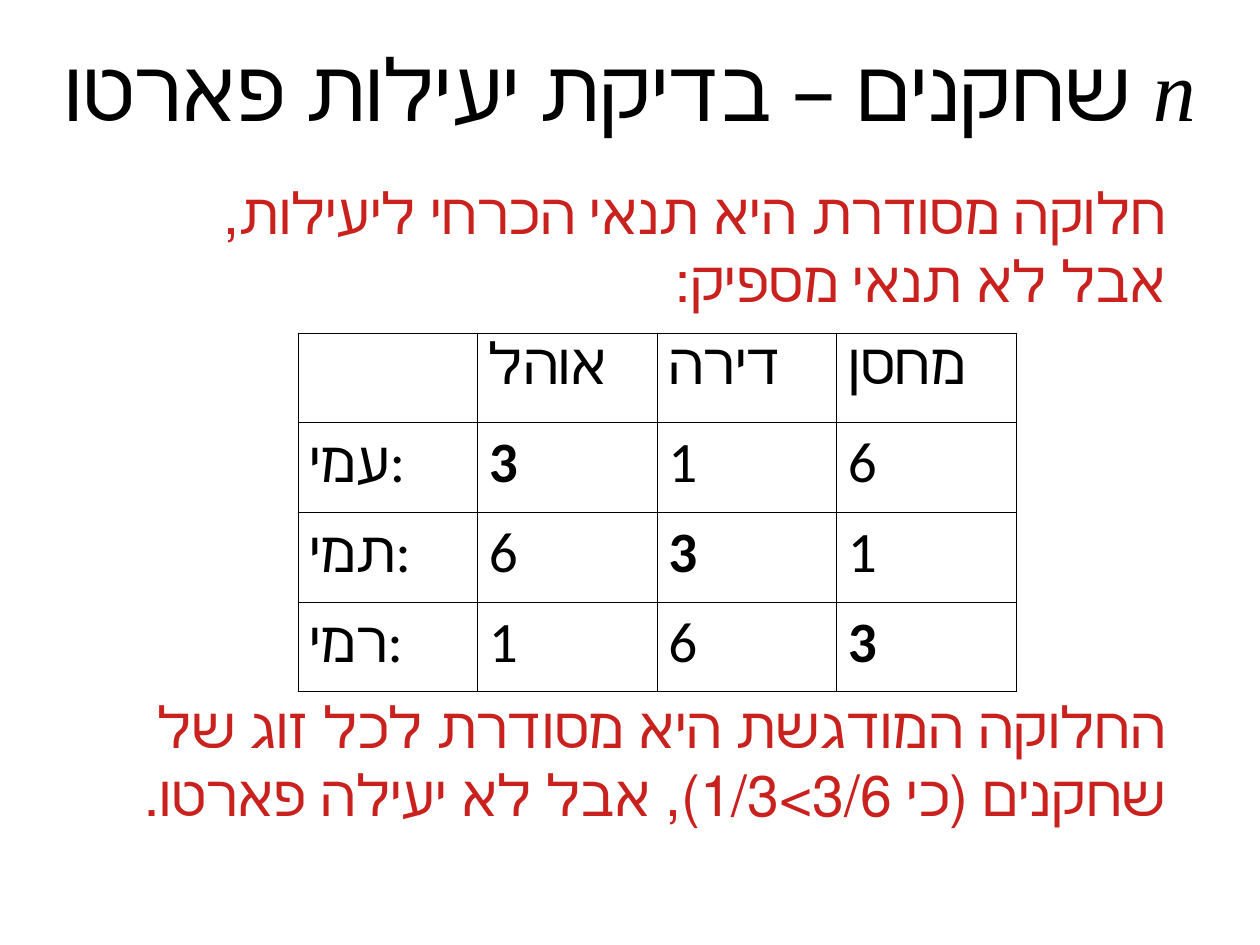
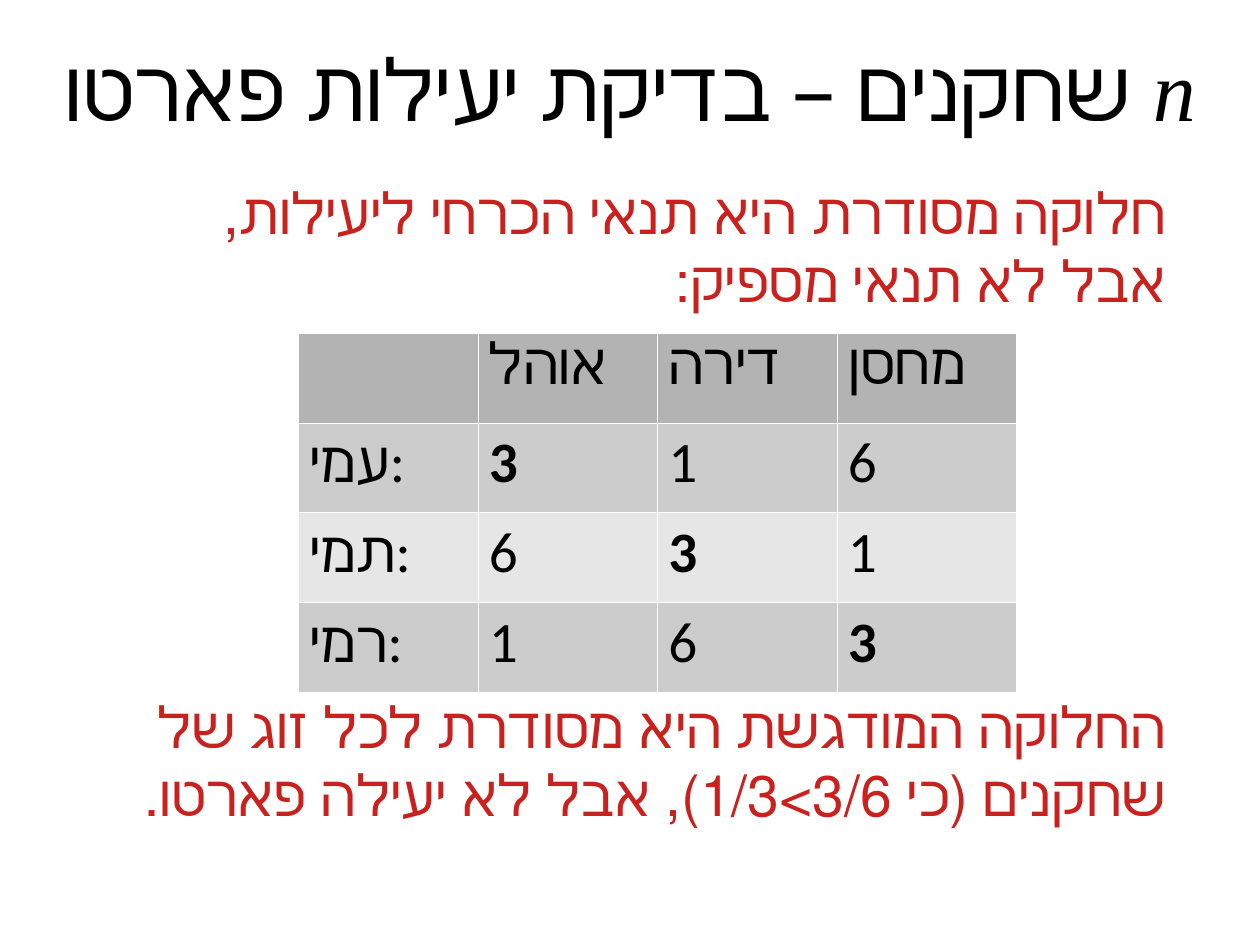
Before and after one commit to erelsgl-at-ariel/algorithms-5783, a slide deck: slide 13 of 05-minimal-sharing/slides.odp (slide 16 before the commit). Drawn at 1260x945 pixels with LibreOffice and Linux fonts; fonts in the diff are those of the drawing. Boxes give left, top, right and bottom in pixels: in the first picture for what was removed or moved away, otherwise in the second. Text is boxed around its words. In the diff, an @@ line names an element or a change of style, - is before the commit and + after.

```diff
--- a/05-minimal-sharing/slides.odp
+++ b/05-minimal-sharing/slides.odp
@@ table at (x1=298, y1=333, x2=1016, y2=667) @@
@@ fill none to #B3B3B3 in 3 cells @@
@@ fill none to #CCCCCC in 8 cells @@
@@ fill none to #E6E6E6 in row 3 @@
@@ borders changed @@
```
Also in this commit, not shown: 3 slides removed, 13 other files.
